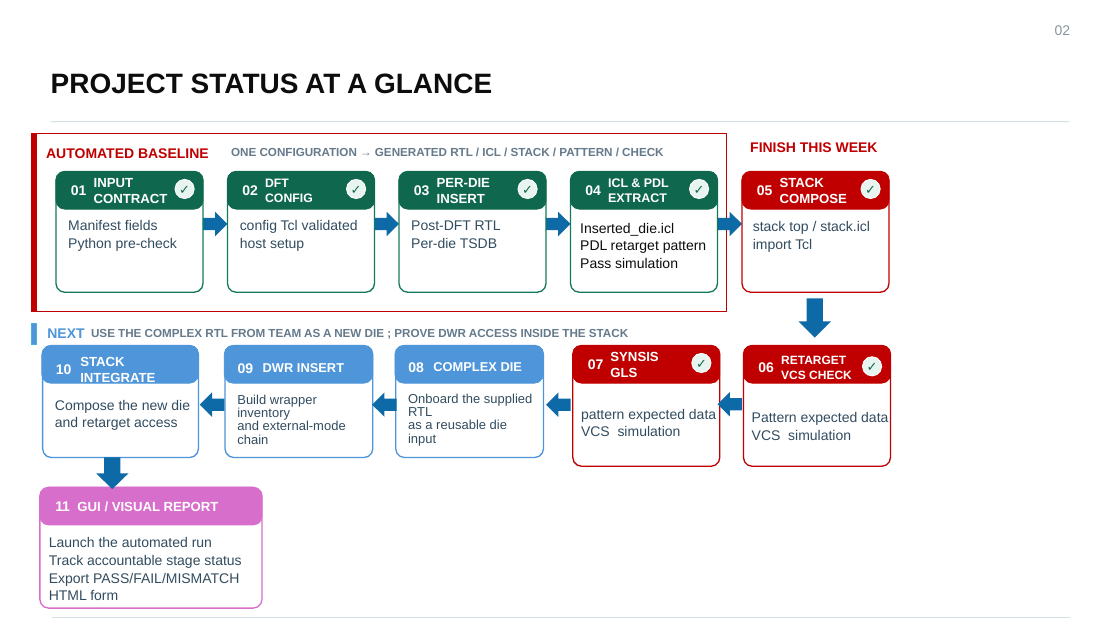
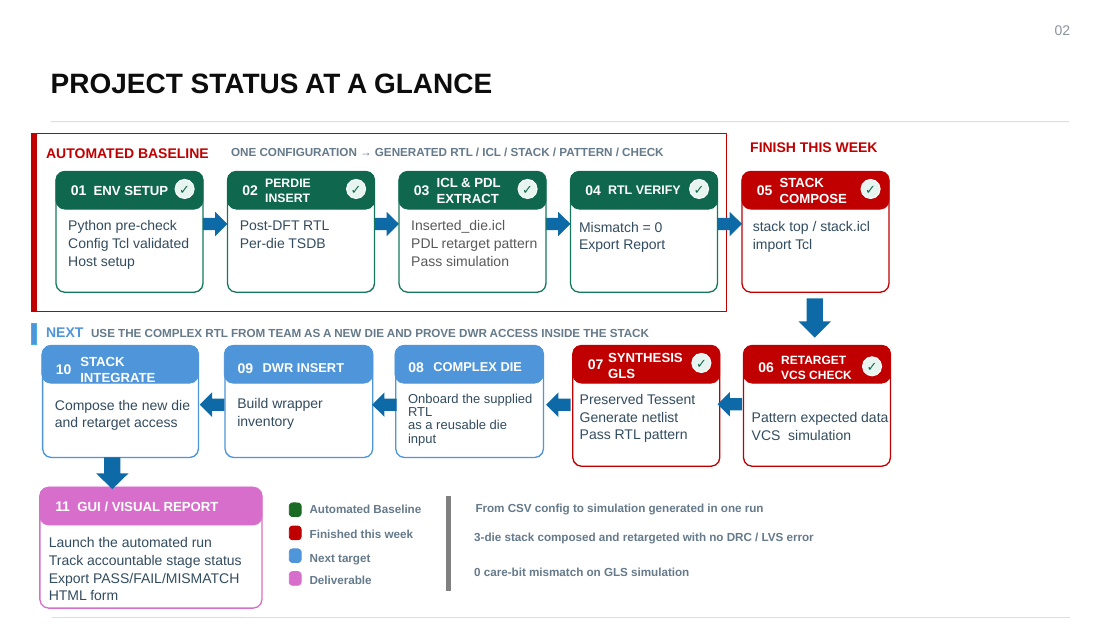
Before and after one commit to jyc-1216/3dic_project, a slide deck: slide 2 of DFT_Integration_Flow_Restructured_v9_1 [自動儲存].pptx. Drawn at 1120x630 pixels with LibreOffice and Linux fonts; fonts in the diff are those of the drawing. Boxes give left, top, right and bottom in pixels: in the first picture for what was removed or moved away, otherwise in the second. Text is boxed around its words. In the diff, an @@ line names an element or a change of style, - is before the commit and + after.

```diff
--- a/DFT_Integration_Flow_Restructured_v9_1 [自動儲存].pptx
+++ b/DFT_Integration_Flow_Restructured_v9_1 [自動儲存].pptx
@@ text at [265, 178, 311, 202]: text changed @@
-DFT CONFIG
+PERDIE INSERT
@@ text at [437, 177, 500, 203]: text changed @@
-PER-DIE INSERT
+ICL & PDL EXTRACT
@@ text at [94, 185, 168, 195]: text changed @@
-INPUT CONTRACT
+ENV SETUP
@@ text at [608, 185, 681, 194]: text changed @@
-ICL & PDL EXTRACT
+RTL VERIFY
@@ text at [68, 220, 158, 230]: paragraph removed @@
-Manifest fields
@@ text at [68, 238, 189, 269]: paragraph added @@
+Config Tcl validated Host setup
@@ text at [240, 220, 329, 248]: text changed @@
-config Tcl validated host setup
+Post-DFT RTL
+Per-die TSDB
@@ text at [411, 220, 538, 266]: text changed; text colour #324C5F to #595959 @@
-Post-DFT RTL
-Per-die TSDB
+Inserted_die.icl
+PDL retarget pattern
+Pass simulation
@@ text at [579, 222, 665, 252]: text changed; text colour #0D0D0D to #324C5F @@
-Inserted_die.icl
-PDL retarget pattern
-Pass simulation
+Mismatch = 0
+Export Report
@@ text at [91, 329, 649, 337]: text changed @@
-USE THE COMPLEX RTL FROM TEAM AS A NEW DIE ; PROVE DWR ACCESS INSIDE THE STACK
+USE THE COMPLEX RTL FROM TEAM AS A NEW DIE AND PROVE DWR ACCESS INSIDE THE STACK
@@ text at [608, 352, 683, 362]: text changed @@
-SYNSIS
+SYNTHESIS
@@ text "Build wrapper inventory" at [237, 398, 323, 429]: size 11.1 to 12 pt; line spacing 0.85 to 1.05 @@
@@ text at [580, 394, 695, 442]: text changed @@
-pattern expected data
-VCS simulation
+Preserved Tessent
+Generate netlist
+Pass RTL pattern
@@ text at [237, 420, 346, 444]: paragraph removed @@
-and external-mode chain
@@ rounded rectangle added at [289, 503, 301, 517], fill #196B24, outline #196B24 0.75 pt @@
@@ text added at [310, 504, 421, 513], 10 pt, text #657A8B, bold @@
+Automated Baseline
@@ rectangle added at [446, 497, 450, 591], fill #808080, outline #808080 0 pt @@
@@ text added at [476, 503, 764, 515], 10 pt, text #657A8B, bold @@
+From CSV config to simulation generated in one run
@@ rounded rectangle added at [289, 526, 301, 539], fill #C00000, outline #C00000 0.75 pt @@
@@ text added at [310, 529, 413, 538], 10 pt, text #657A8B, bold @@
+Finished this week
@@ text added at [474, 532, 814, 544], 10 pt, text #657A8B, bold @@
+3-die stack composed and retargeted with no DRC / LVS error
@@ rounded rectangle added at [289, 549, 301, 562], fill #4E95D9, outline #4E95D9 0.75 pt @@
@@ text added at [310, 554, 370, 565], 10 pt, text #657A8B, bold @@
+Next target
@@ text added at [474, 567, 689, 576], 10 pt, text #657A8B, bold @@
+0 care-bit mismatch on GLS simulation
@@ rounded rectangle added at [289, 572, 301, 586], fill #D86ECC, outline #D86ECC 0.75 pt @@
@@ text added at [310, 575, 372, 584], 10 pt, text #657A8B, bold @@
+Deliverable
```
Also in this commit, not shown: 2 other slides changed.
